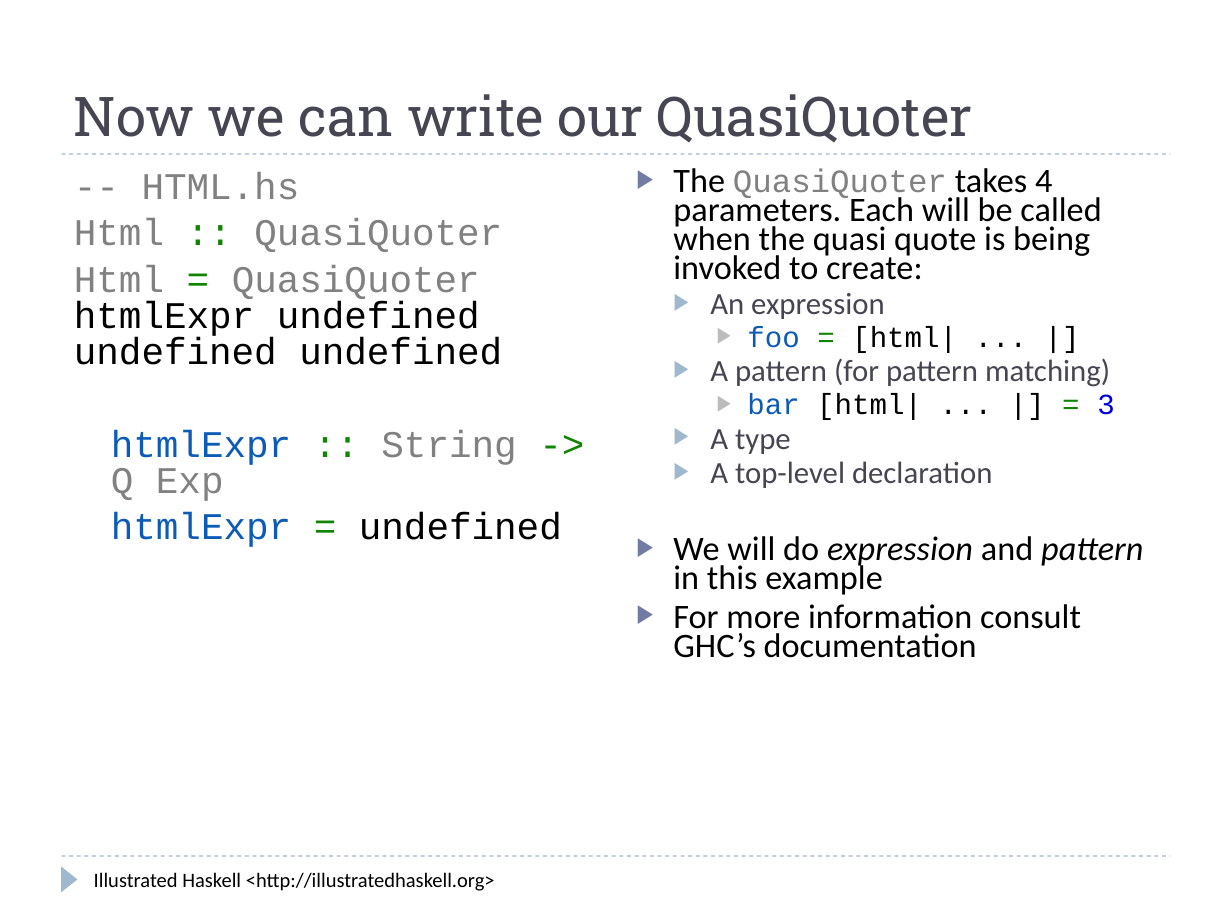
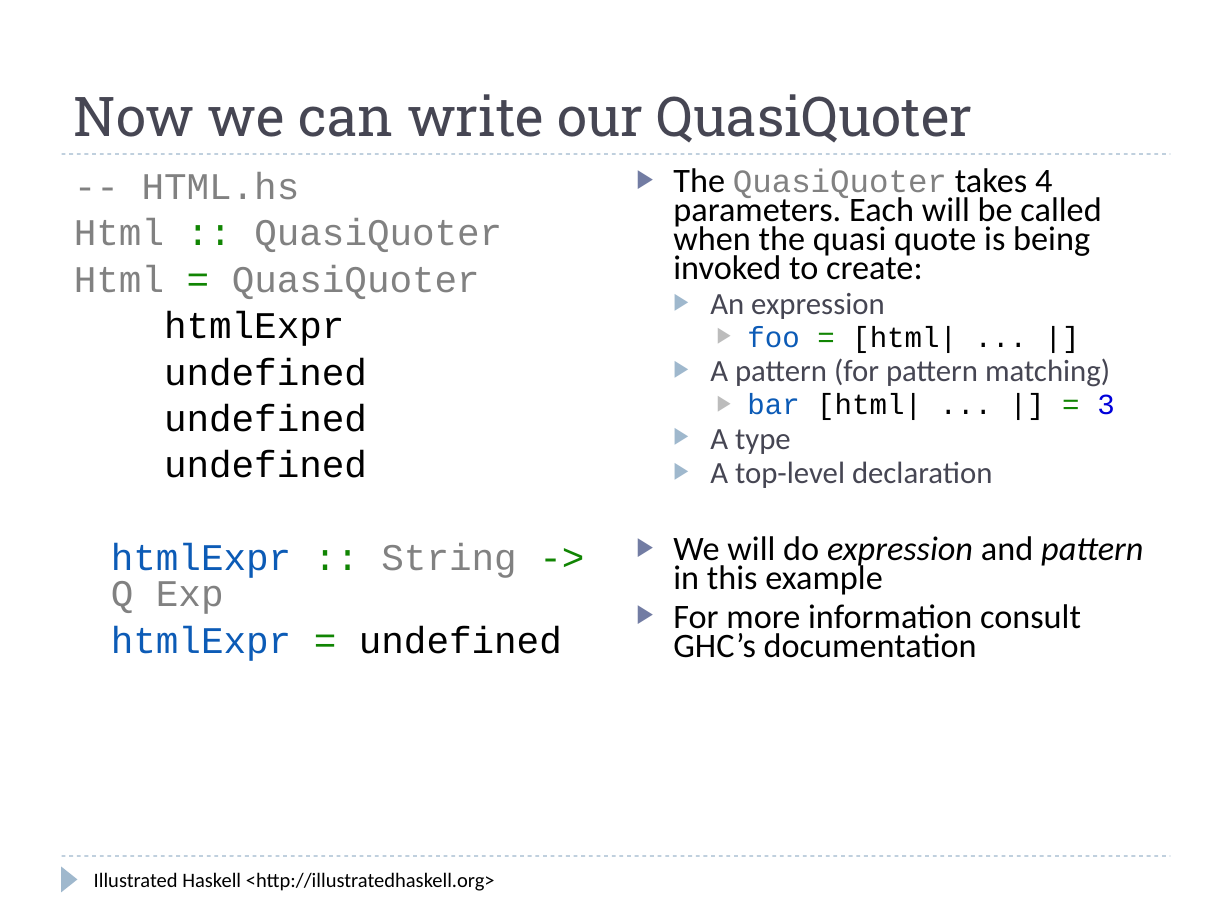
Before and after one commit to kizzx2/illustrated-haskell, a slide deck: slide 15 of template-haskell-tutorial/template-haskell-tutorial.odp. Drawn at 1232x924 pixels with LibreOffice and Linux fonts; fonts in the diff are those of the drawing. Boxes give left, top, right and bottom in pixels: in the first picture for what was removed or moved away, otherwise in the second. Text is boxed around its words. In the diff, an @@ line names an element or a change of style, - is before the commit and + after.

```diff
--- a/template-haskell-tutorial/template-haskell-tutorial.odp
+++ b/template-haskell-tutorial/template-haskell-tutorial.odp
@@ text at <box>74,265,480,478</box>: text changed @@
-Html = QuasiQuoter htmlExpr undefined undefined undefined
+Html = QuasiQuoter
+htmlExpr
+undefined
+undefined
+undefined
```
Also in this commit, not shown: 4 other slides changed, 1 slide added.
